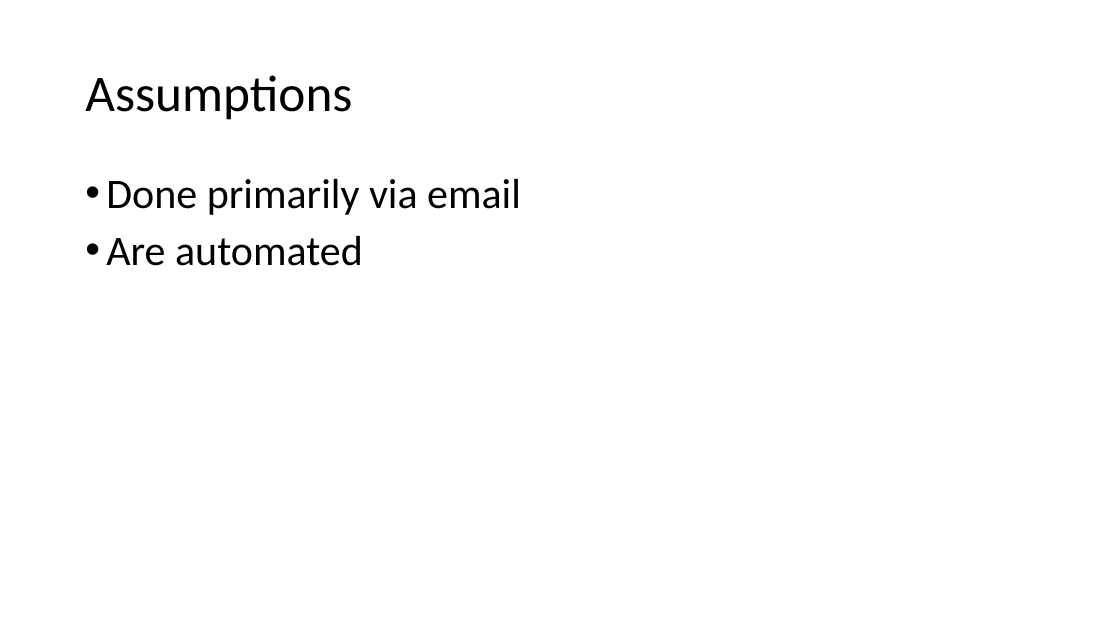
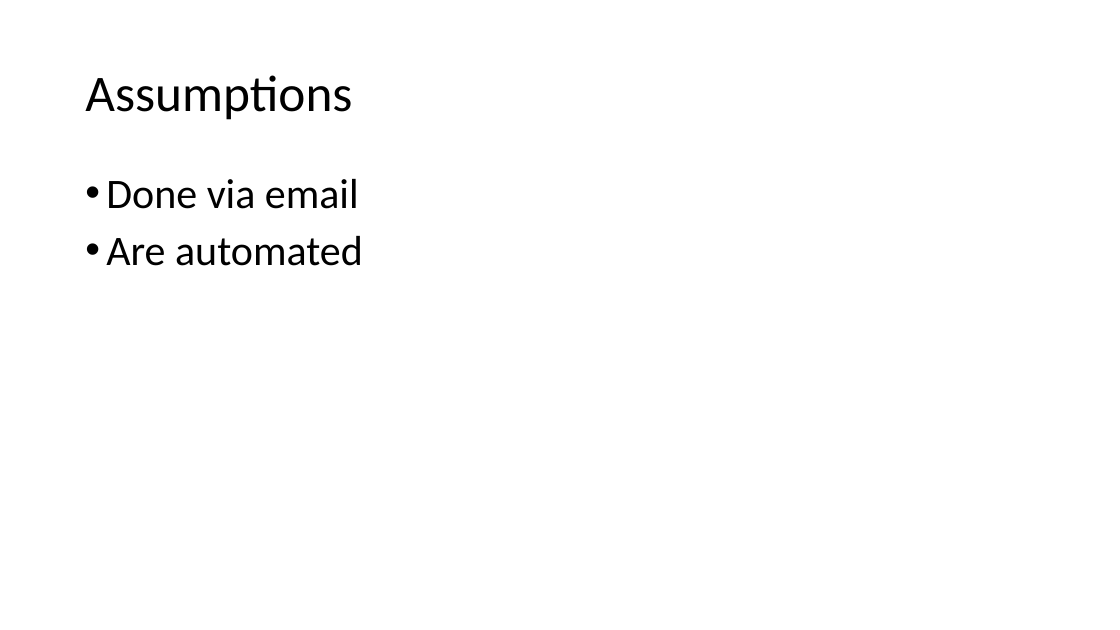
Before and after one commit to ryancheley/dcus-2024, a slide deck: slide 8 of Presentation.pptx. Drawn at 1120x630 pixels with LibreOffice and Linux fonts; fonts in the diff are those of the drawing. Boxes give left, top, right and bottom in pixels: in the first picture for what was removed or moved away, otherwise in the second. Text is boxed around its words. In the diff, an @@ line names an element or a change of style, - is before the commit and + after.

```diff
--- a/Presentation.pptx
+++ b/Presentation.pptx
@@ text at (106,179,359,209): text changed @@
-• Done primarily via email
+• Done via email
```
Also in this commit, not shown: 14 other slides changed, 6 slides added, 9 slides removed.
